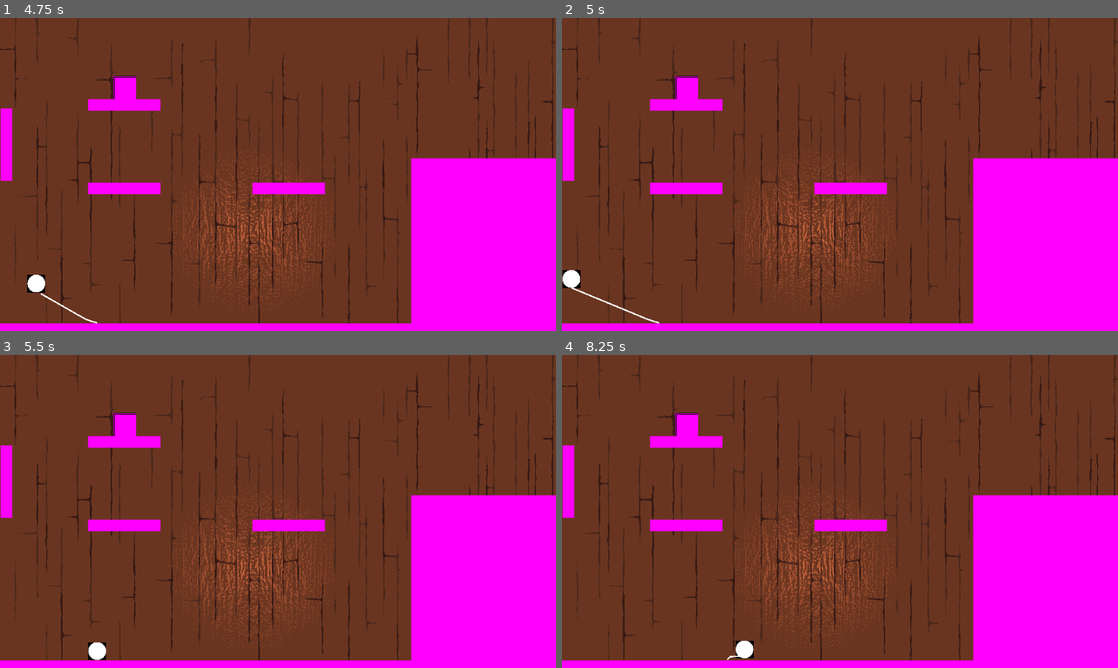
Above: before the commit, frames 1-4 (two rows, left to right).
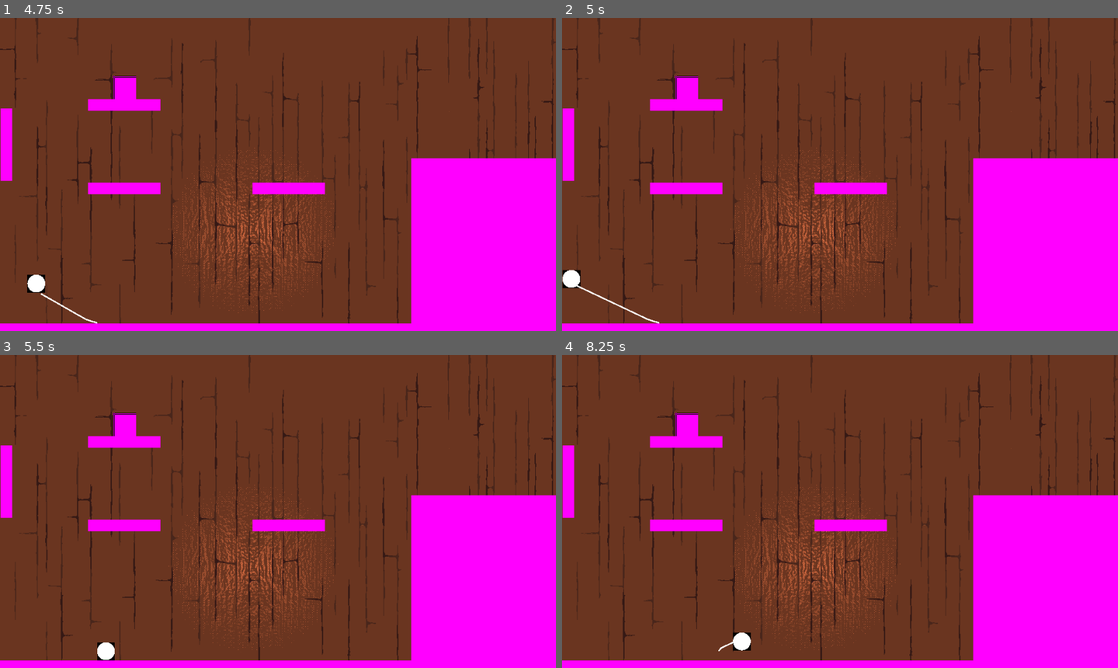
Above: after the commit, the same moments.

Repository: NAERNON/ggj-2026-mask
Game: Godot game, scene res://scenes/main.tscn
Two runs of this game, one before a commit and one after it. Both use one fixed random seed, a clock stepped at 60 frames per second and the inputs below.
Inputs:
- Up to frame 1 (4.75 s): tap Enter at 0.5 s; hold D (move_tape_right) 0.53-1.28 s; hold R (move_tape_reroll) 0.53-1.28 s; tap Space (move_tape_jump) at 0.77, 1.52, 3.02, 3.77, 4.52 s; hold S (move_tape_down) 1.28-2.03 s; tap G (tape_switch_grip) at 1.35, 2.85, 4.35 s; hold D (move_tape_right) 2.03-2.78 s; hold R (move_tape_reroll) 2.03-2.78 s; hold W (move_tape_up) 2.78-3.53 s; hold R (move_tape_reroll) 3.53-4.28 s; hold A (move_tape_left) from 3.53 s (still down)
- Up to frame 2 (5 s): keep holding A (move_tape_left)
- Up to frame 3 (5.5 s): release A (move_tape_left) at 5.03 s; hold S (move_tape_down) from 5.03 s (still down); hold R (move_tape_reroll) from 5.03 s (still down)
- Up to frame 4 (8.25 s): tap Space (move_tape_jump) at 5.75, 6.02, 6.77, 7.52 s; release S (move_tape_down) at 5.78 s; release R (move_tape_reroll) at 5.78 s; hold D (move_tape_right) 5.78-6.53 s; tap G (tape_switch_grip) at 5.85, 7.35 s; hold W (move_tape_up) 6.53-7.28 s; hold R (move_tape_reroll) 6.53-7.28 s; tap Enter at 7.25 s; hold D (move_tape_right) 7.28-8.03 s; hold S (move_tape_down) from 8.03 s (still down); hold R (move_tape_reroll) from 8.03 s (still down)

Frame 1 is identical in both runs. In frame 2, 0.1% of the frame differs, in the area x 1-16%, y 85-97%; in frame 3, 0.2%; in frame 4, 0.3%, in the area x 28-35%, y 88-98%.

Commit message:
Fix tape position on wall

Diff:
--- a/scripts/masking_tape.gd
+++ b/scripts/masking_tape.gd
@@ -66,9 +66,16 @@
 			if is_on_wall() and is_gripping :
 				if not _grip_on_wall :
 					_grip_on_wall = true
+					if get_wall_normal().x == 1 :
+						contact_floor.position.x = -contact_floor.position.y
+					else :
+						contact_floor.position.x = contact_floor.position.y
+					contact_floor.position.y = 0
 
 		elif _grip_on_wall and not is_on_wall() :
 			_grip_on_wall = false
+			contact_floor.position.y = abs(contact_floor.position.x)
+			contact_floor.position.x = 0
 
 		move_and_slide()
 		for collision_id : int in range(get_slide_collision_count()) :
@@ -131,4 +138,3 @@
 
 func update_used_tape_len(used_tape : float) -> void :
 	_used_tape_len = used_tape
-	print(_used_tape_len)
